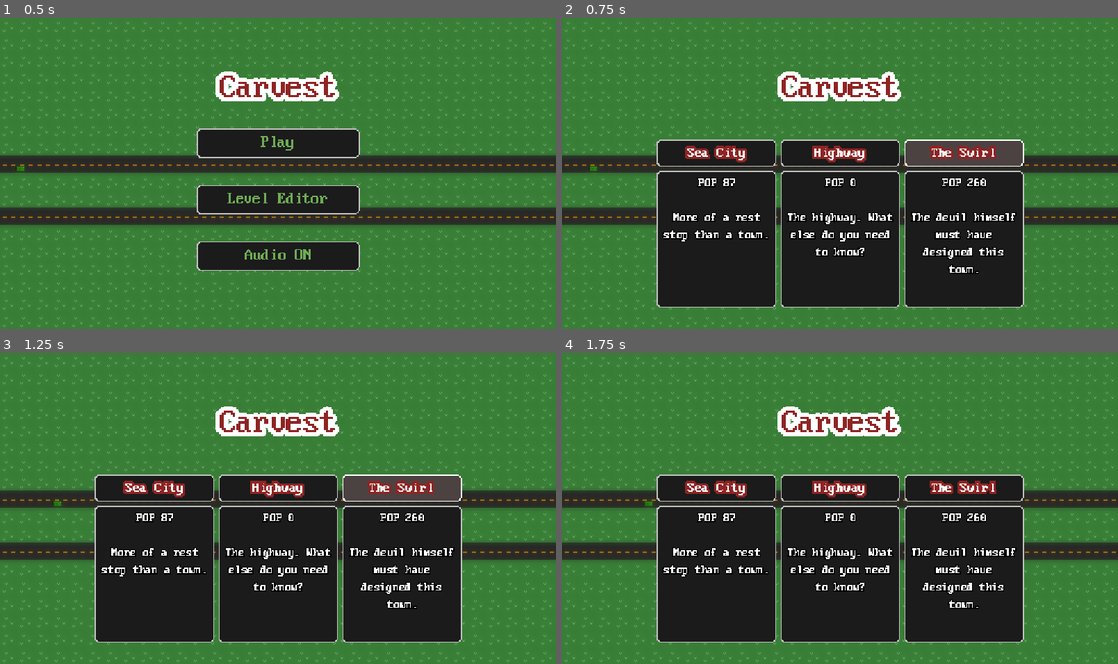
Above: before the commit, frames 1-4 (two rows, left to right).
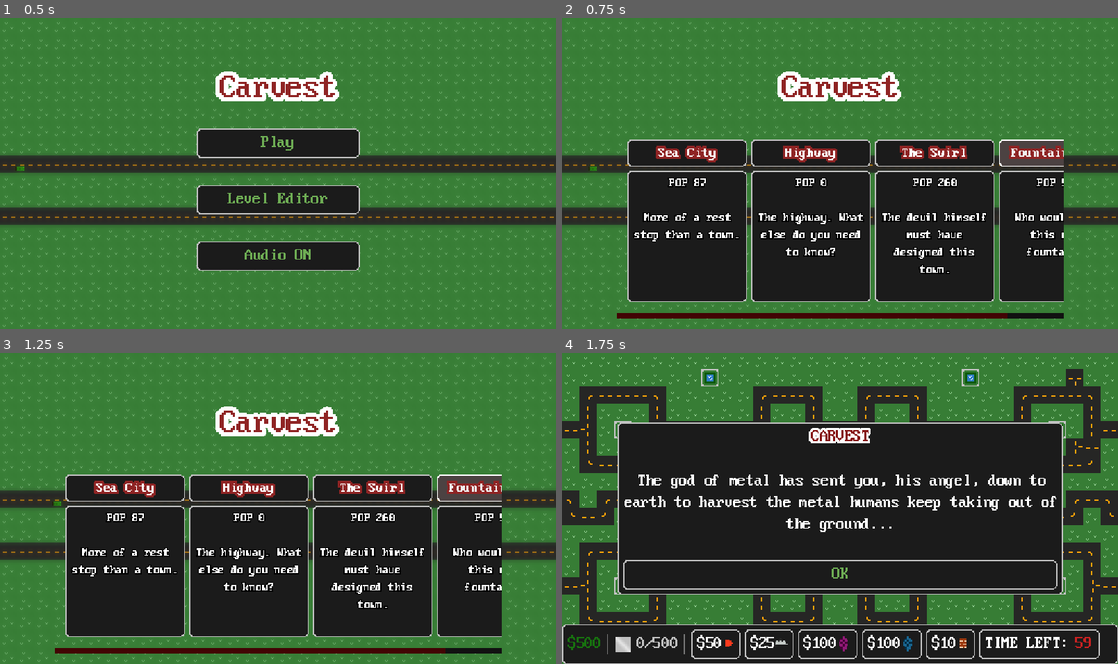
Above: after the commit, the same moments.

Repository: feored/Carvest
Game: Godot game, scene res://UI/TitleScreen.tscn
The game is run twice, just before and just after one commit, with the same random seed, the same clock (stepped at 60 frames per second) and the same inputs.
Inputs (mouse positions are in pixels of both pictures, inside the frame that each line leads up to):
- Up to frame 1 (0.5 s): no input
- Up to frame 2 (0.75 s): click "Play" at 0.5 s
- Up to frame 3 (1.25 s): no input
- Up to frame 4 (1.75 s): click (1056, 486) at 1.25 s, where only the run after the commit has a clickable "Fountain City"

Frame 1 is identical in both runs. In frame 2, 18% of the frame differs, in the area x 9-91%, y 39-97%; in frame 3, 18%; in frame 4, 53%, in the area x 0-100%, y 1-100%.

Commit message:
last commit before deadline

Diff:
--- a/Scripts/Constants.gd
+++ b/Scripts/Constants.gd
@@ -127,5 +127,18 @@
 			"timeAllowed": 90
 		},
 		"map" : "swirl.map"
+	},
+	"Fountains": {
+		"info": {
+			"title": "Fountain City",
+			"description":"""POP 530\n
+			Who would need this many fountains?""",
+			"unlocked": true,
+			"carTimer": 1,
+			"initialMoney": 500,
+			"goalMetal": 500,
+			"timeAllowed": 120
+		},
+		"map" : "fountains.map"
 	}
 }
Binary file added: maps/fountains.map
Not shown, changed: Build/LD52.pck
